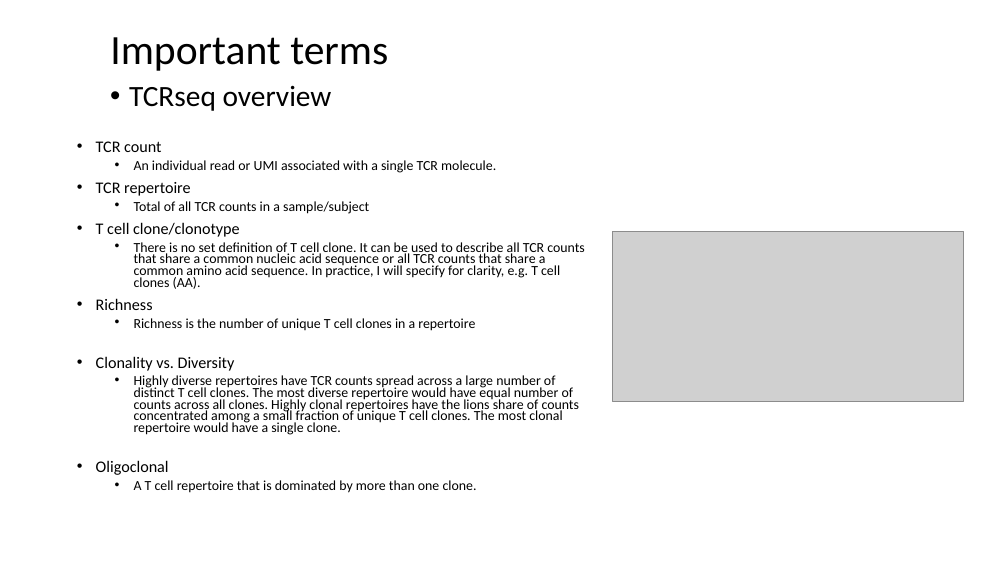
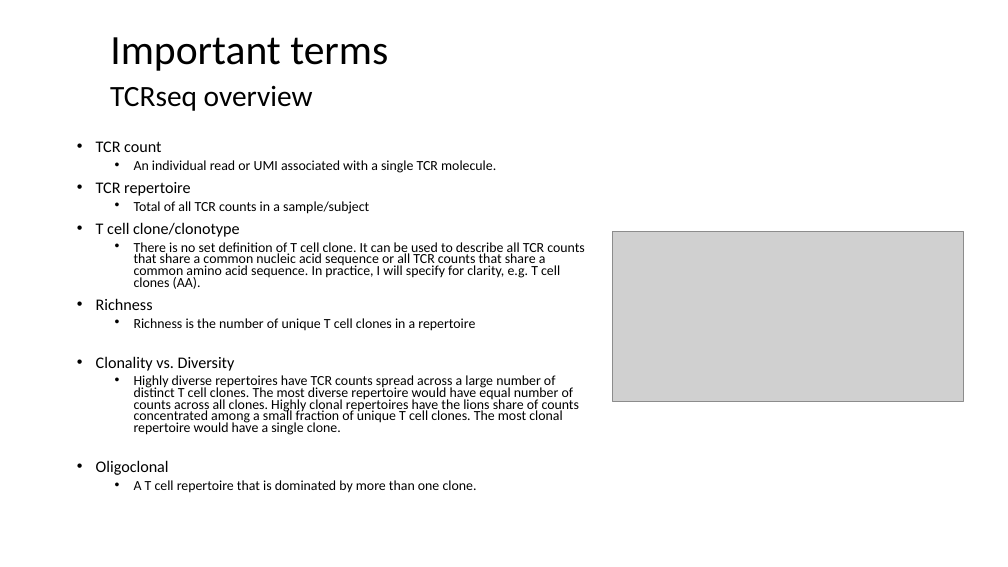
Before and after one commit to JackyLChow/TCRseq_pipeline, a slide deck: slide 3 of clonality_crash_course.pptx. Drawn at 1008x567 pixels with LibreOffice and Linux fonts; fonts in the diff are those of the drawing; grey boxes stand for pictures. Boxes give left, top, right and bottom in pixels: in the first picture for what was removed or moved away, otherwise in the second. Text is boxed around its words. In the diff, an @@ line names an element or a change of style, - is before the commit and + after.

```diff
--- a/clonality_crash_course.pptx
+++ b/clonality_crash_course.pptx
@@ text "TCRseq overview" at [110,85,313,111]: bullet • to none @@
```
Also in this commit, not shown: 4 other slides changed.
